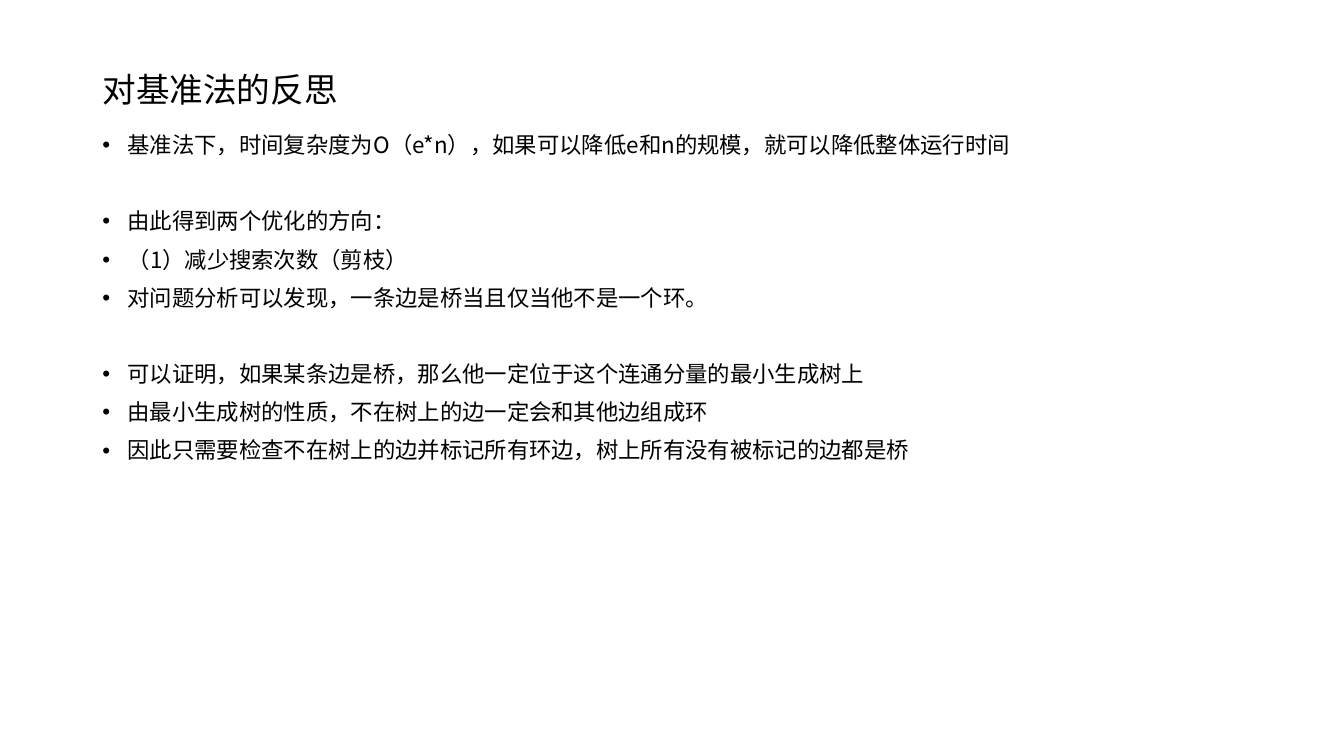
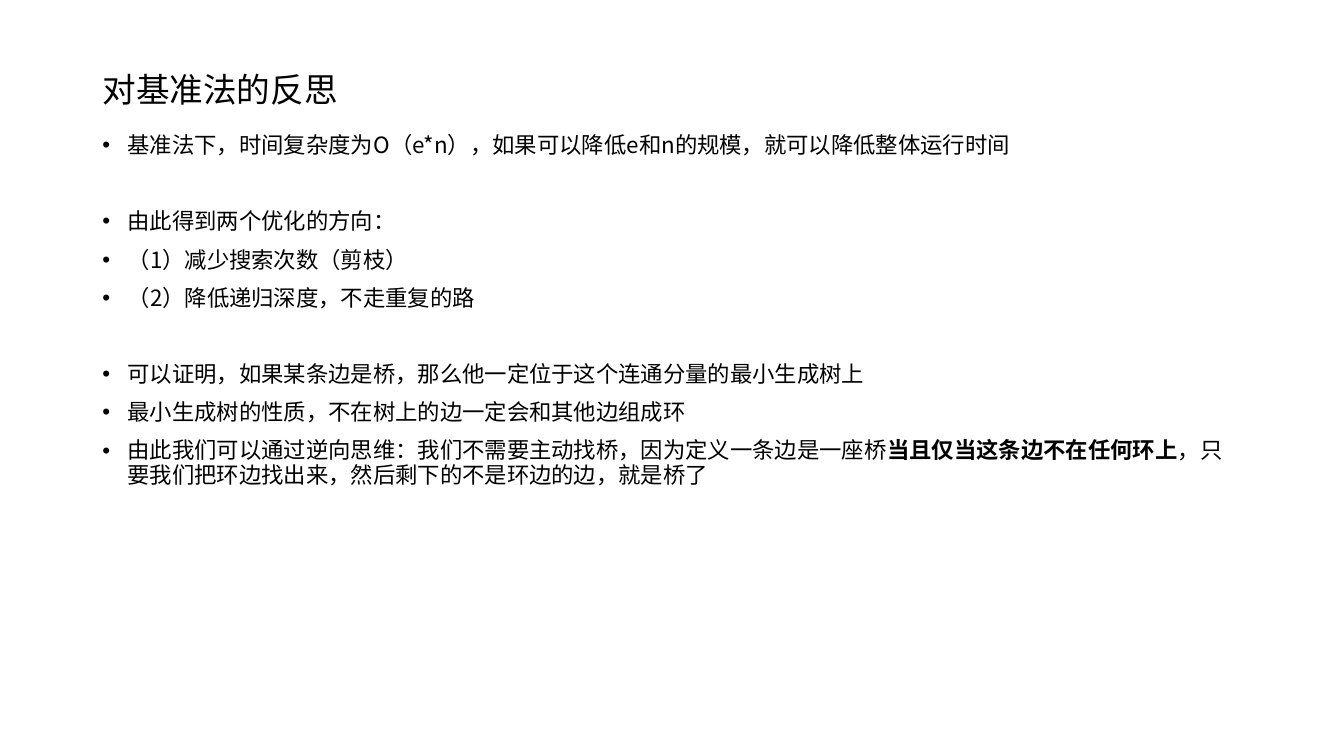
Before and after one commit to VirtualPuffer/Algorithm_Experiment, a slide deck: slide 4 of report/实验5/算法实验05.pptx. Drawn at 1344x756 pixels with LibreOffice and Linux fonts; fonts in the diff are those of the drawing. Boxes give left, top, right and bottom in pixels: in the first picture for what was removed or moved away, otherwise in the second. Text is boxed around its words. In the diff, an @@ line names an element or a change of style, - is before the commit and + after.

```diff
--- a/report/实验5/算法实验05.pptx
+++ b/report/实验5/算法实验05.pptx
@@ text at <box>128,287,475,309</box>: text changed @@
-• 对问题分析可以发现，一条边是桥当且仅当他不是一个环。
+• （2）降低递归深度，不走重复的路
@@ text at <box>128,401,1223,486</box>: text changed @@
-• 由最小生成树的性质，不在树上的边一定会和其他边组成环
-• 因此只需要检查不在树上的边并标记所有环边，树上所有没有被标记的边都是桥
+• 最小生成树的性质，不在树上的边一定会和其他边组成环
+• 由此我们可以通过逆向思维：我们不需要主动找桥，因为定义一条边是一座桥当且仅当这条边不在任何环上，只要我们把环边找出来，然后剩下的不是环边的边，就是桥了
```
Also in this commit, not shown: 2 other slides changed, 1 slide added, 1 slide removed.
